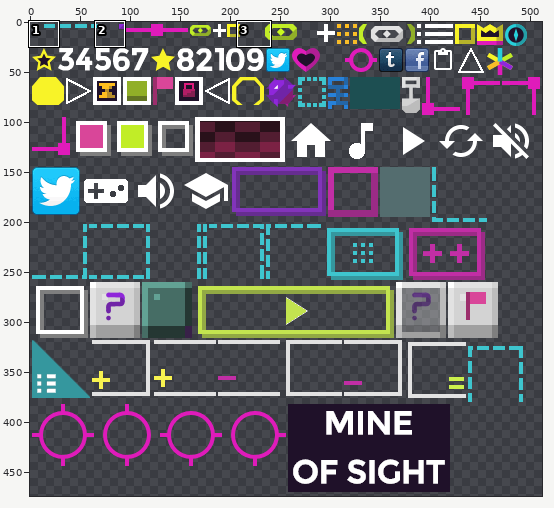
A sprite sheet gets an edit: mineofsight/assets/blocks.png. Above, an overview of the earlier version with the close-up marked.
Close-up. Old version:
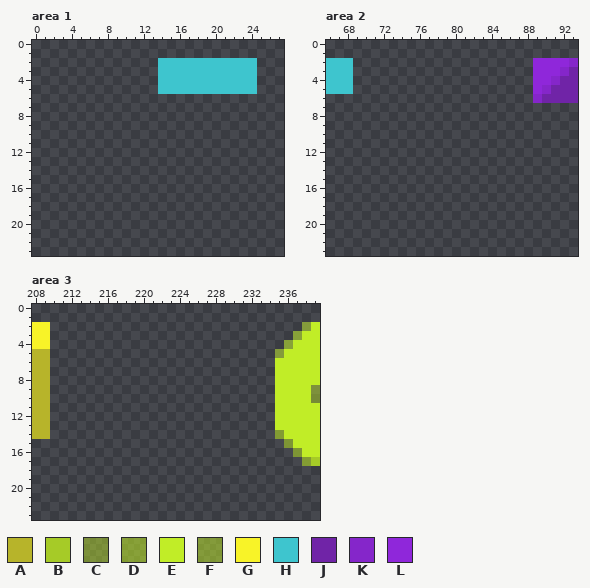
The file is 512x512 pixels. Pixels under 10% opacity are left out. Colours within 5 levels of each other are drawn and written as one. Shown: area 1: x 0..27, y 0..23; area 2: x 66..93, y 0..23; area 3: x 208..239, y 0..23. The old version is drawn lined up with the new one. The wide view leaves out empty margins. The commit also changed other parts of the picture, which this record leaves out.
Palette (. is transparent): A #b7b42a  B #a6cb27  C #c2ed2671  D #c0ed278a  E #c1ed27  F #c1ed2880  G #f8f328  H #3ec5ce  J #7024a7  K #8526ca  L #8f27da
Pixels before, area 1, first column x 14:
2 HHHHHHHHHHH
3 HHHHHHHHHHH
4 HHHHHHHHHHH
5 HHHHHHHHHHH
Pixels before, area 2, first column x 66:
2 HHH....................LLLLK
3 HHH....................LLLKJ
4 HHH....................LLKJJ
5 HHH....................LKJJJ
6 .......................KJJJJ
Pixels before, area 3, first column x 208:
 2 GG............................FE
 3 GG...........................DEE
 4 GG..........................DEEE
 5 AA.........................FEEEE
 6 AA.........................EEEEE
 7 AA.........................EEEEE
 8 AA.........................EEEEE
 9 AA.........................EEEEC
10 AA.........................EEEEC
11 AA.........................EEEEE
12 AA.........................EEEEE
13 AA.........................EEEEE
14 AA.........................DEEEE
15 ............................FEEE
16 .............................FEE
17 ..............................DB
The result:
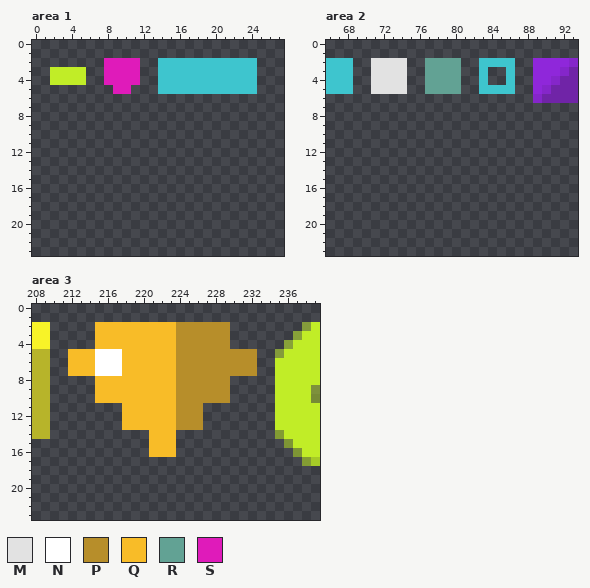
Colours new in this view: M #e2e2e2  N #ffffff  P #b78e2a  Q #f8bc28  R #62a294  S #df1bba
The exact change:
drawings rearranged on the sheet (the old picture shows each at its new place)
Changed rows in their new state; - is an unchanged pixel.
Area 1:
first column x 2:
 2 ------SSSS
 3 EEEE--SSSS
 4 EEEE--SSSS
 5 -------SS-
Area 2:
first column x 71:
 2 MMMM--RRRR--HHHH
 3 MMMM--RRRR--H--H
 4 MMMM--RRRR--H--H
 5 MMMM--RRRR--HHHH
Area 3:
first column x 212:
 2 ---QQQQQQQQQPPPPPP---
 3 ---QQQQQQQQQPPPPPP---
 4 ---QQQQQQQQQPPPPPP---
 5 QQQNNNQQQQQQPPPPPPPPP
 6 QQQNNNQQQQQQPPPPPPPPP
 7 QQQNNNQQQQQQPPPPPPPPP
 8 ---QQQQQQQQQPPPPPP---
 9 ---QQQQQQQQQPPPPPP---
10 ---QQQQQQQQQPPPPPP---
11 ------QQQQQQPPP------
12 ------QQQQQQPPP------
13 ------QQQQQQPPP------
14 ---------QQQ---------
15 ---------QQQ---------
16 ---------QQQ---------
